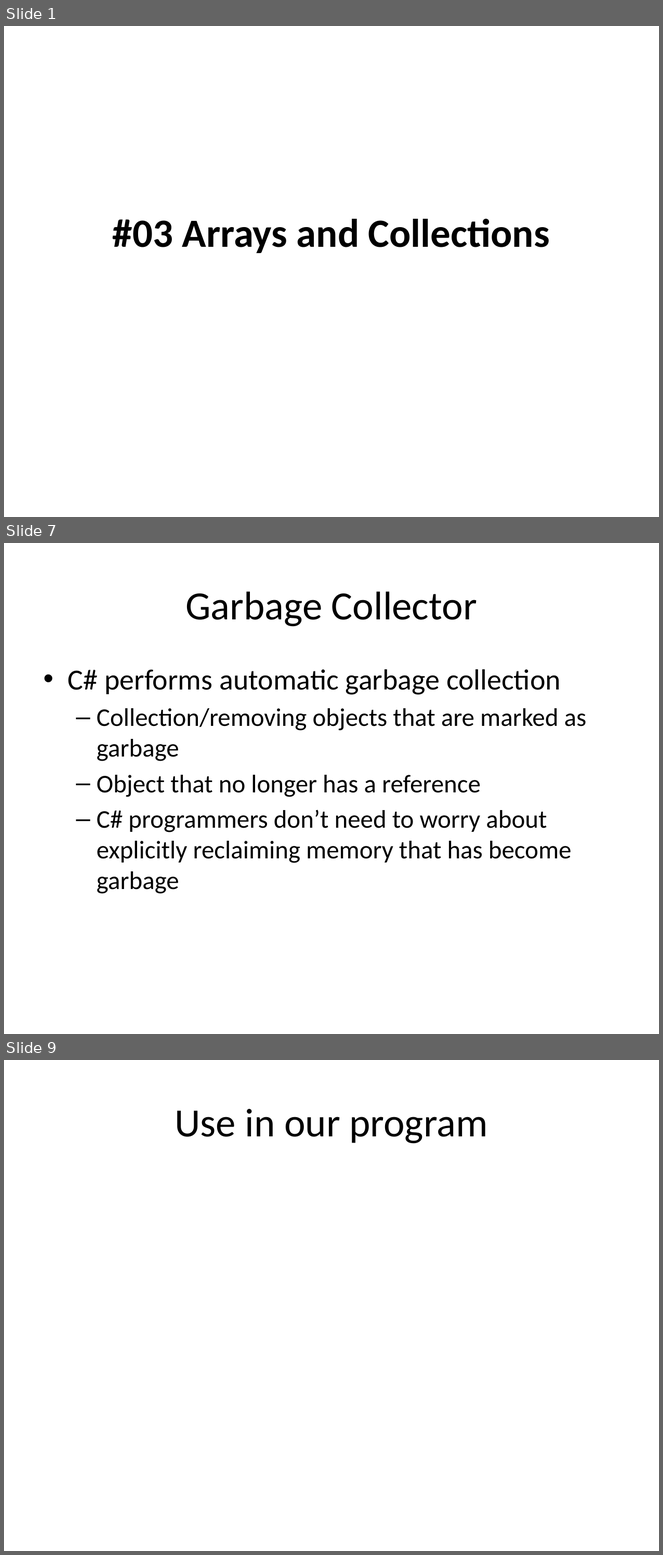
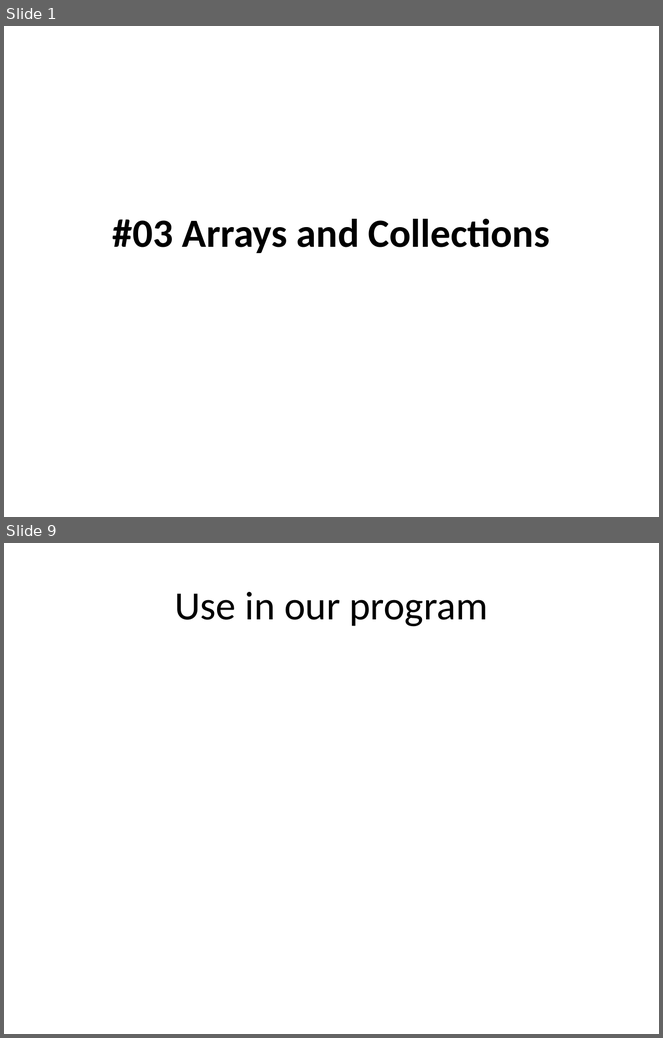
Before and after one commit to isurup/kalle-martin-group, a slide deck: OOPExam/03 Arrays and Collections.pptx. Shown one above the other, each under a label of ours: slides 1, 7 and 9 before the commit, slides 1 and 9 after it; the slides between them are not shown. The pictures are 663x1555 and 663x1038 pixels, drawn with LibreOffice and Linux fonts; fonts in the diff are those of the drawing. Boxes give left, top, right and bottom in pixels: in the first picture for what was removed or moved away, otherwise in the second. Text is boxed around its words. In the diff, an @@ line names an element or a change of style, - is before the commit and + after.

```diff
--- a/OOPExam/03 Arrays and Collections.pptx
+++ b/OOPExam/03 Arrays and Collections.pptx
@@ slide 7 removed at box(4, 543, 659, 1034), background #FFFFFF @@
@@ title removed at box(185, 591, 477, 627) @@
-Garbage Collector
@@ text removed at box(68, 669, 587, 894) @@
-• C# performs automatic garbage collection
-  – Collection/removing objects that are marked as garbage
-  – Object that no longer has a reference
-  – C# programmers don’t need to worry about explicitly reclaiming memory that has become garbage
```
Also in this commit, not shown: 1 slide changed, 7 slides added, 5 other slides removed.
